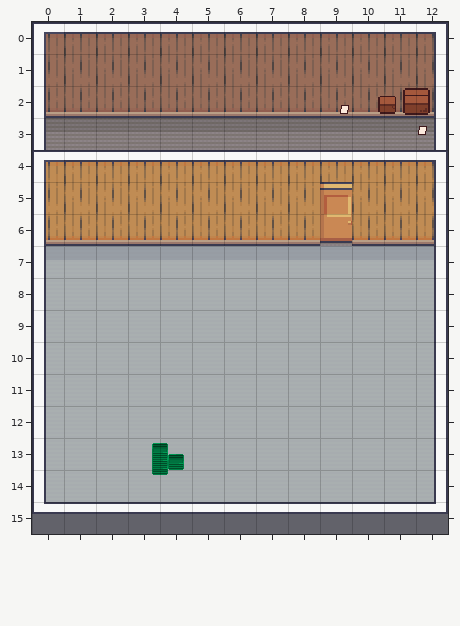
Level history. Tiled map: resources/maps/Mart/Mart.tmx. Above, as it was before the edit.
Cells are 32x32 px. Shown: x 0..12, y 0..15.
And afterwards:
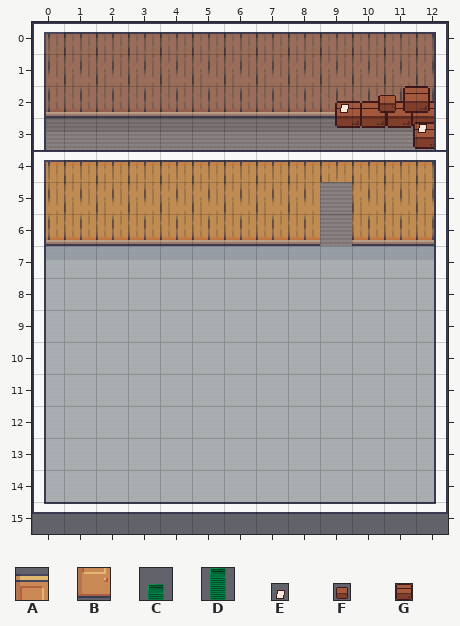
Key: from "Interiors-32x": A 395, B 411; from "Object-Tiles": C 56, D 57; from "Small-Object-Tiles": E 10, F 22, G 23.
Objects are placed by their top-left corner, in cells (3,4 is the top-left corner of cell 3,4); size is 1x1 cell unless given.
Changes in this commit:
Layer "Doors-1":
removed: A "Upper" at 9,4.8 size 1.1x1.1
removed: B "Lower" at 9,5.9 size 1.1x1.1
Layer "Objects/Objects-1":
added: G at 11.1,2.5 size 0.8x0.8
added: G at 10.3,2.5 size 0.8x0.8
added: G at 11.9,2.5 size 0.8x0.8
added: G at 9.5,2.5 size 0.8x0.8
added: G at 11.9,3.1 size 0.8x0.8
Layer "Objects/Objects-2":
added: G "Box-2" at 11.6,2 size 0.8x0.8
added: E "Paper-2" at 9.5,2.4 size 0.5x0.5
added: F "Box-1" at 10.7,2.1 size 0.8x0.8
added: E "Paper-1" at 12,3 size 0.5x0.5
removed: G "Box-2" at 11.6,2.1 size 0.8x0.8
removed: E "Paper-2" at 9.5,2.4 size 0.5x0.5
removed: F "Box-1" at 10.7,2.2 size 0.8x0.8
removed: E "Paper-1" at 11.9,3.1 size 0.5x0.5
removed: C "Basket-1" at 4,13
removed: D "Basket-2" at 3.5,13.1
